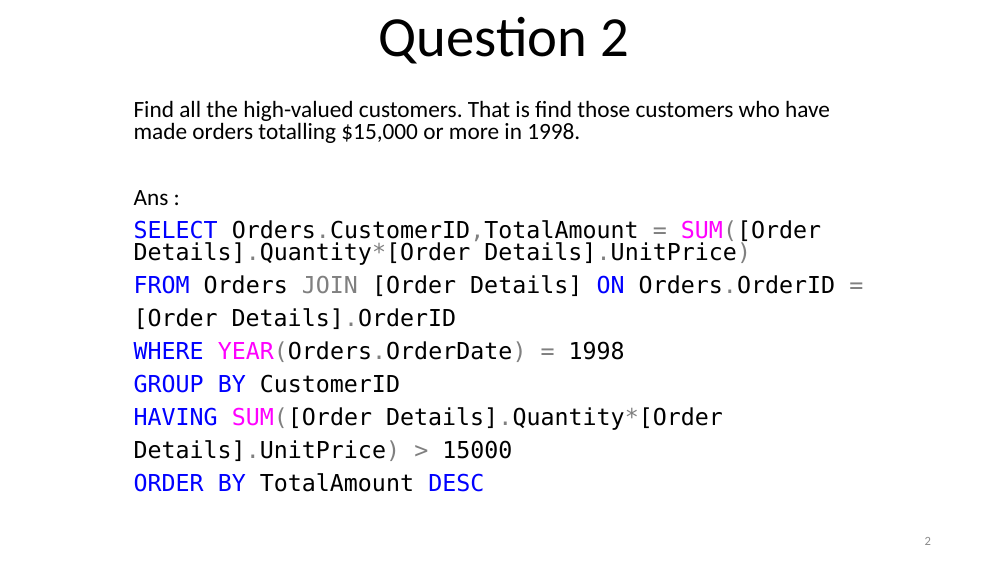
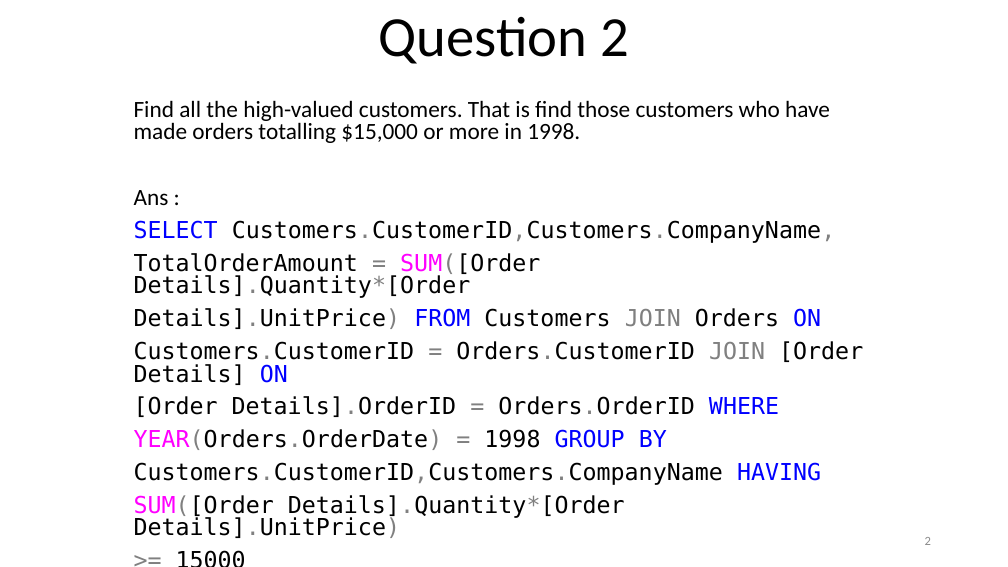
Before and after one commit to KaustubhSathe/sql-challenges, a slide deck: slide 2 of 3. Northwind Challenges/Advanced-Problems.pptm. Drawn at 1008x567 pixels with LibreOffice and Linux fonts; fonts in the diff are those of the drawing. Boxes give left, top, right and bottom in pixels: in the first picture for what was removed or moved away, otherwise in the second. Text is boxed around its words. In the diff, an @@ line names an element or a change of style, - is before the commit and + after.

```diff
--- a/3. Northwind Challenges/Advanced-Problems.pptm
+++ b/3. Northwind Challenges/Advanced-Problems.pptm
@@ subtitle at (134,220,863,538): text changed @@
-SELECT Orders.CustomerID,TotalAmount = SUM([Order Details].Quantity*[Order Details].UnitPrice)
-FROM Orders JOIN [Order Details] ON Orders.OrderID =
-[Order Details].OrderID
-WHERE YEAR(Orders.OrderDate) = 1998
-GROUP BY CustomerID
-HAVING SUM([Order Details].Quantity*[Order
-Details].UnitPrice) > 15000
-ORDER BY TotalAmount DESC
+SELECT Customers.CustomerID,Customers.CompanyName,
+TotalOrderAmount = SUM([Order Details].Quantity*[Order
+Details].UnitPrice) FROM Customers JOIN Orders ON
+Customers.CustomerID = Orders.CustomerID JOIN [Order Details] ON
+[Order Details].OrderID = Orders.OrderID WHERE
+YEAR(Orders.OrderDate) = 1998 GROUP BY
+Customers.CustomerID,Customers.CompanyName HAVING
+SUM([Order Details].Quantity*[Order Details].UnitPrice)
+>= 15000
```
Also in this commit, not shown: 15 other slides changed, 2 slides added, 6 slides removed, 5 other files.
